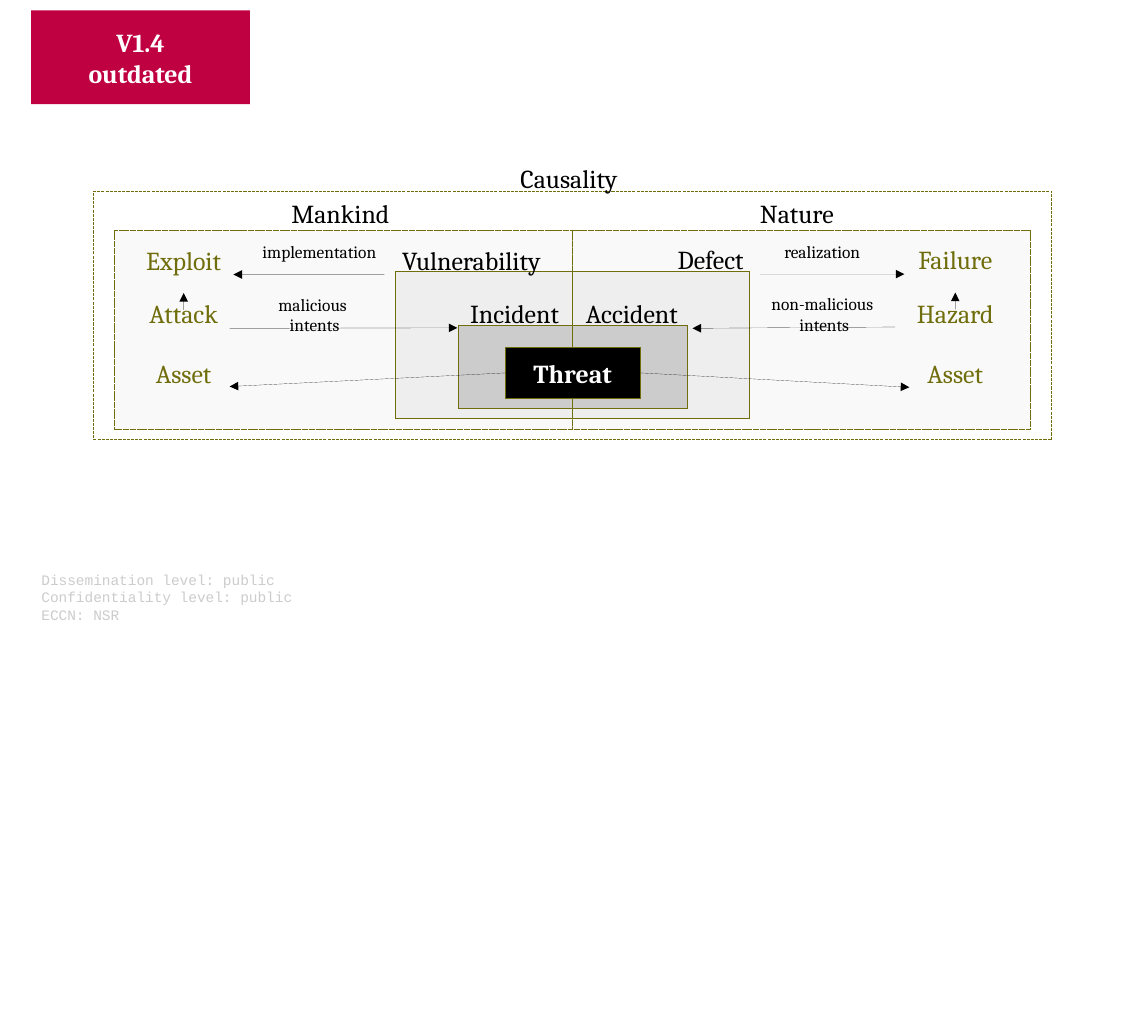
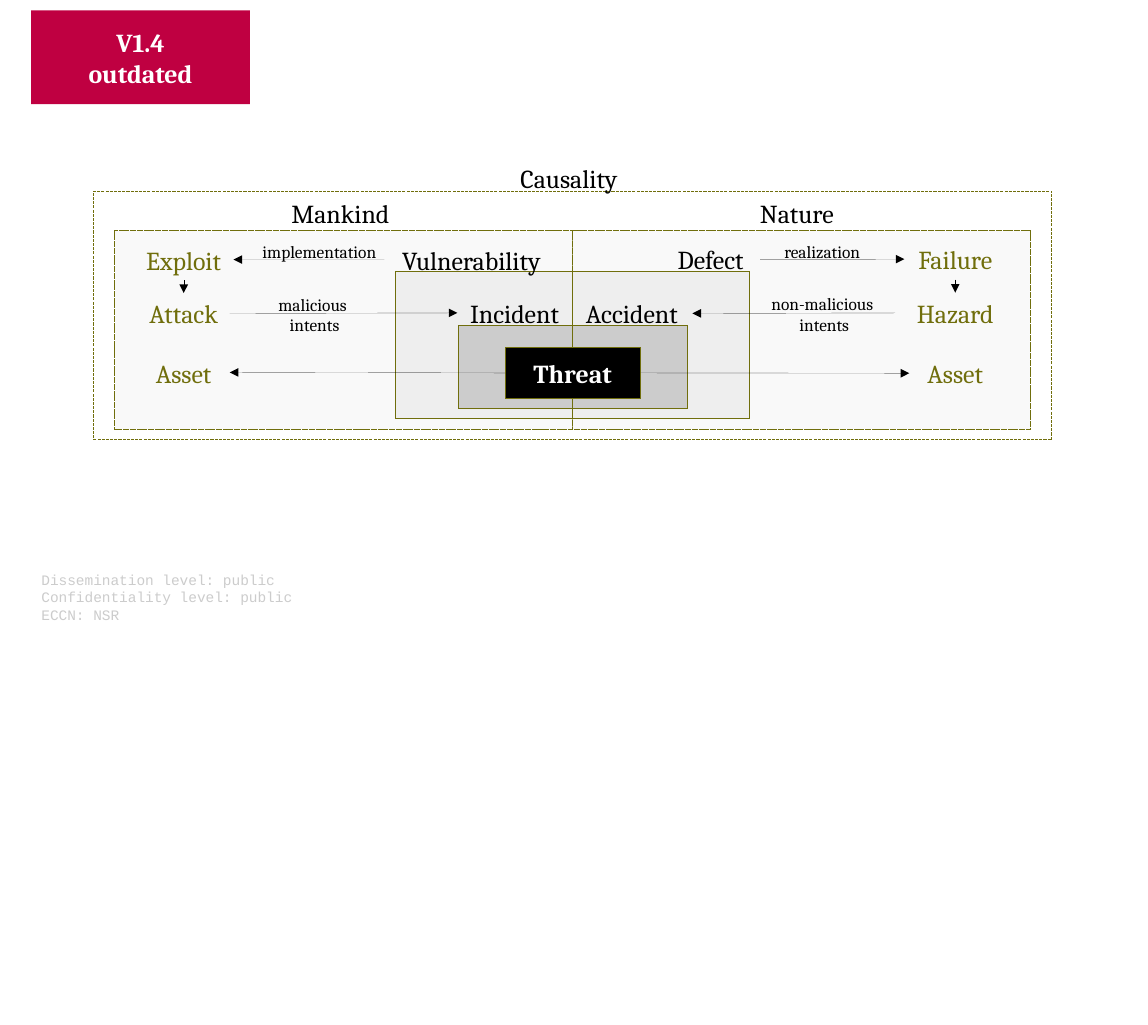
Before and after one commit to v-research/cybersecurity, a slide deck: slide 7 of reports/images/v-research_images_v1.0.odp. Drawn at 1148x1025 pixels with LibreOffice and Linux fonts; fonts in the diff are those of the drawing. Boxes give left, top, right and bottom in pixels: in the first picture for what was removed or moved away, otherwise in the second. Text is boxed around its words. In the diff, an @@ line names an element or a change of style, - is before the commit and + after.

Commit message:
slides update and minor changes to the paper

```diff
--- a/reports/images/v-research_images_v1.0.odp
+++ b/reports/images/v-research_images_v1.0.odp
@@ text "Attack" rewrapped from [149,300,218,324] to [149,305,218,324] @@
@@ 6 arrows: place and size @@
-6 arrows at [183,274,955,328]
+6 arrows at [183,259,955,314]
@@ text "Hazard" rewrapped from [917,299,994,323] to [917,305,994,323] @@
@@ arrow moved from (230, 386) - (505, 373) to (230, 373) - (505, 373) @@
@@ arrow moved from (909, 388) - (641, 373) to (909, 373) - (641, 373) @@
```
Also in this commit, not shown: 5 other files.
